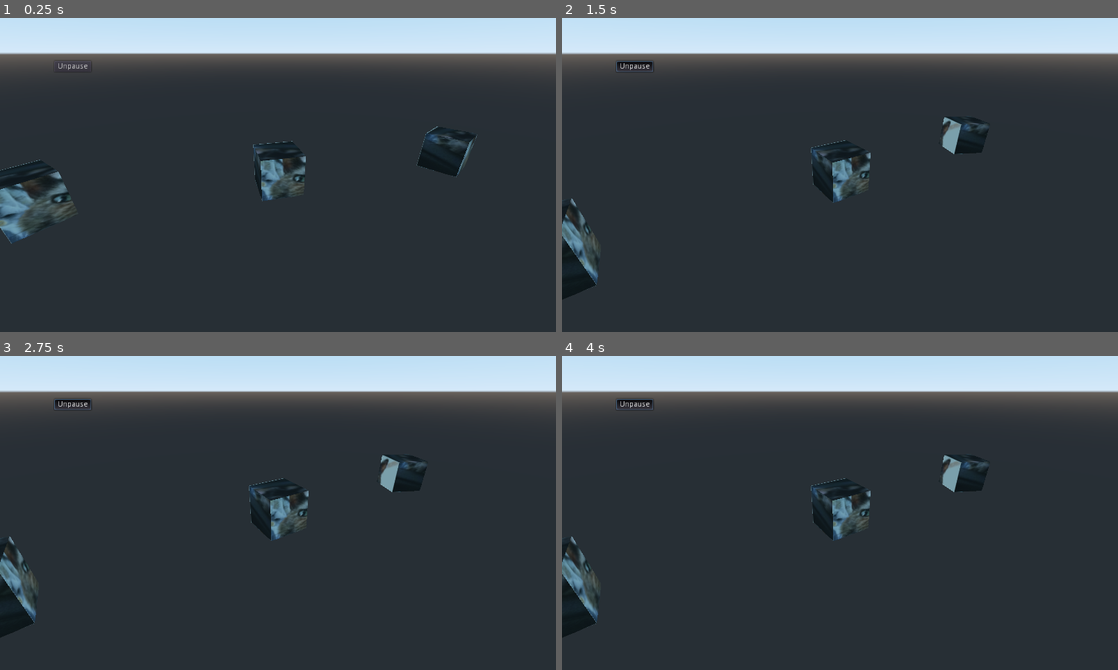
Above: before the commit, frames 1-4 (two rows, left to right).
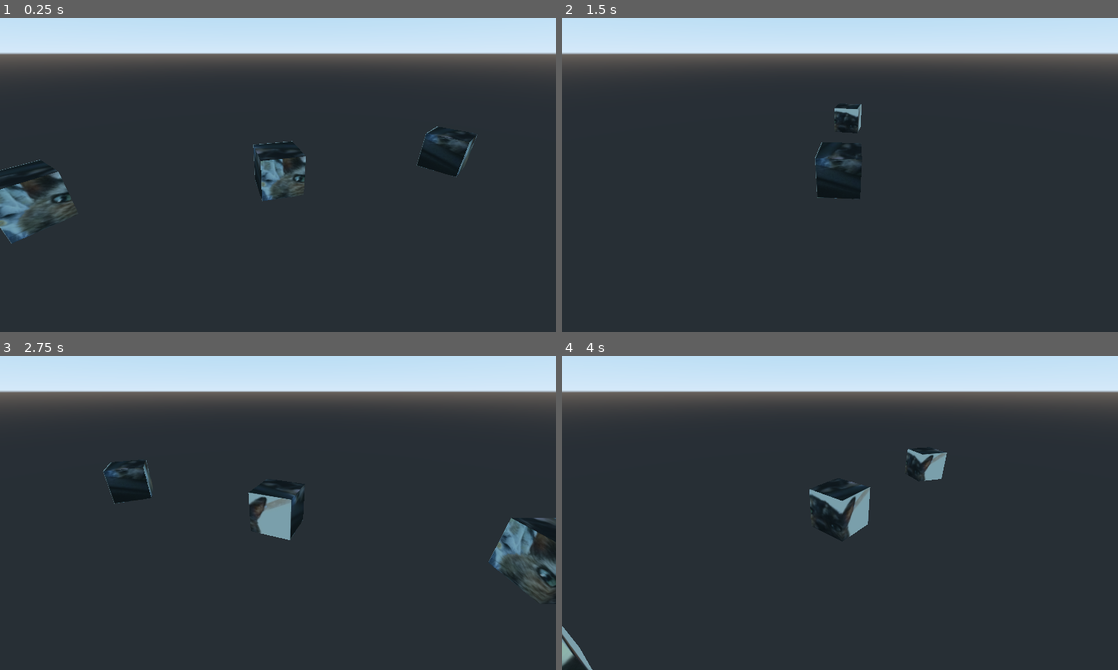
Above: after the commit, the same moments.

Repository: technicat/learngodot
Game: Godot game, scene res://scene.tscn
The game is run twice, just before and just after one commit, with the same random seed, the same clock (stepped at 60 frames per second) and the same inputs.
Inputs (mouse positions are in pixels of both pictures, inside the frame that each line leads up to):
- Up to frame 1 (0.25 s): no input
- Up to frame 2 (1.5 s): click (634, 65) at 0.5 s, where only the run before the commit has a clickable "Unpause"
- Up to frame 3 (2.75 s): no input
- Up to frame 4 (4 s): no input

The runs differ from the first frame. In frame 1, less than 0.1% of the frame differs, in the area x 10-17%, y 14-17%; in frame 2, 2.6%; in frame 3, 4.3%, in the area x 0-100%, y 13-90%; in frame 4, 3.1%.

Commit message:
hide on unpause

Diff:
--- a/chapter9/godotproject/Scripts/unpause_button.gd
+++ b/chapter9/godotproject/Scripts/unpause_button.gd
@@ -15,11 +15,6 @@
 #func _process(delta):
 #	pass
 
-func _toggled(button_pressed):
-	# Pause or unpause the SceneTree based on whether the button is
-	# toggled on or off.
-	get_tree().paused = button_pressed
-	if button_pressed:
-		text = "Unpause"
-	else:
-		text = "Pause"
+func _pressed():
+	get_tree().paused = false
+	visible = false
--- a/chapter9/godotproject/scene.tscn
+++ b/chapter9/godotproject/scene.tscn
@@ -31,11 +31,11 @@
 script = ExtResource( 3 )
 
 [node name="Button" type="Button" parent="Pause"]
+visible = false
 margin_left = 100.0
 margin_top = 100.0
 margin_right = 112.0
 margin_bottom = 120.0
-toggle_mode = true
 shortcut_in_tooltip = false
 text = "Unpause"
 script = ExtResource( 4 )
